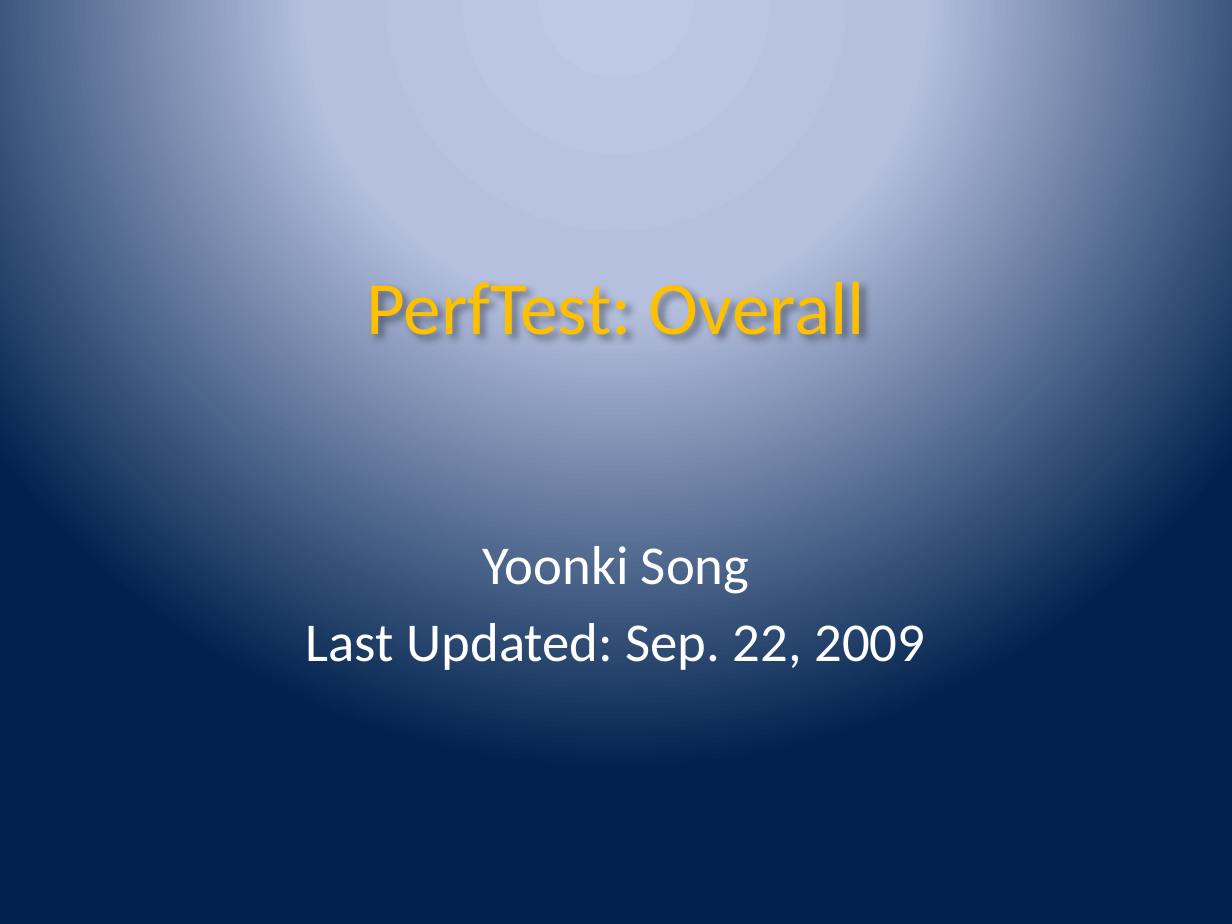
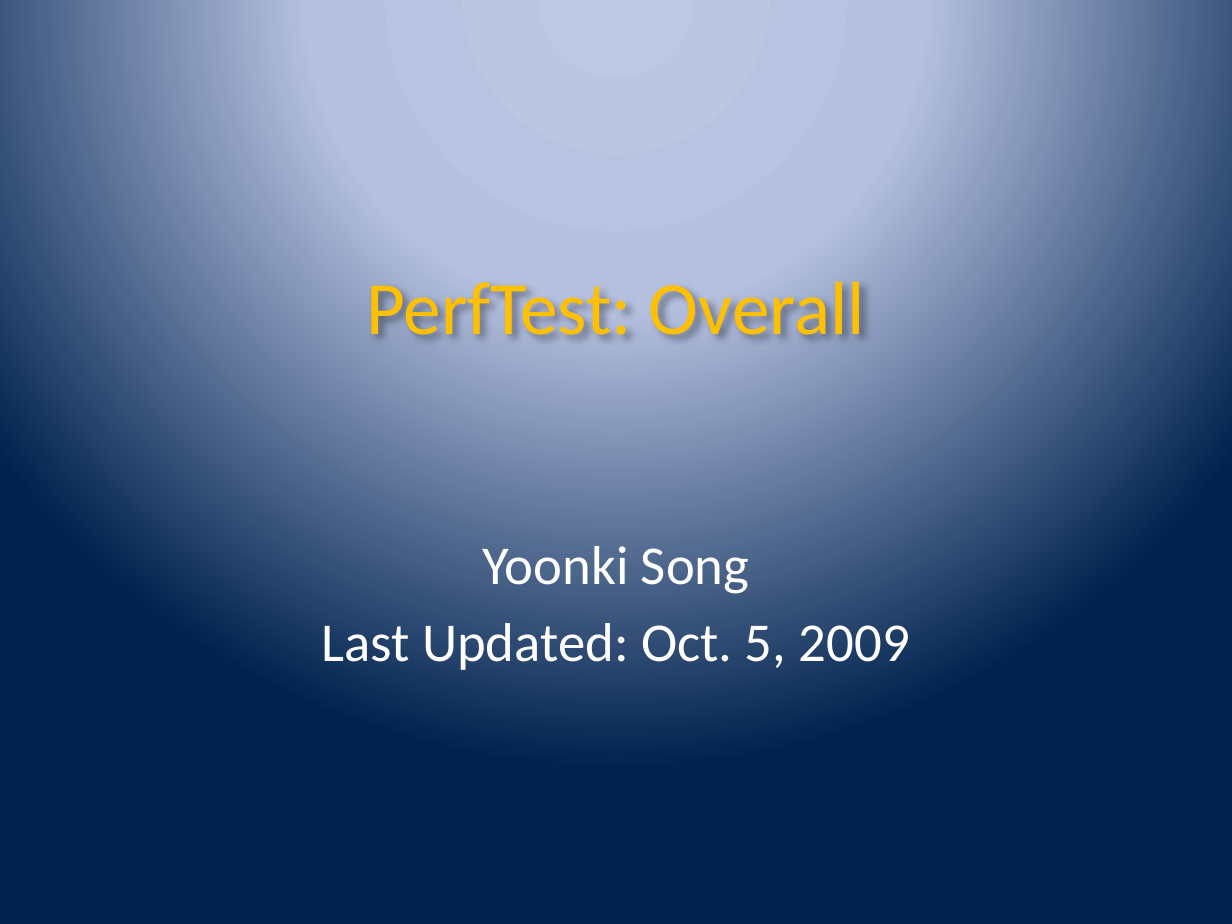
Before and after one commit to wsgan001/asegrp, a slide deck: slide 1 of papers/DRCPA/docs/PerfTest - Overall.pptx. Drawn at 1232x924 pixels with LibreOffice and Linux fonts; fonts in the diff are those of the drawing. Boxes give left, top, right and bottom in pixels: in the first picture for what was removed or moved away, otherwise in the second. Text is boxed around its words. In the diff, an @@ line names an element or a change of style, - is before the commit and + after.

```diff
--- a/papers/DRCPA/docs/PerfTest - Overall.pptx
+++ b/papers/DRCPA/docs/PerfTest - Overall.pptx
@@ subtitle at bbox=[321, 623, 910, 670]: text changed @@
-Last Updated: Sep. 22, 2009
+Last Updated: Oct. 5, 2009
```
Also in this commit, not shown: 3 slides added, 1 other file.
